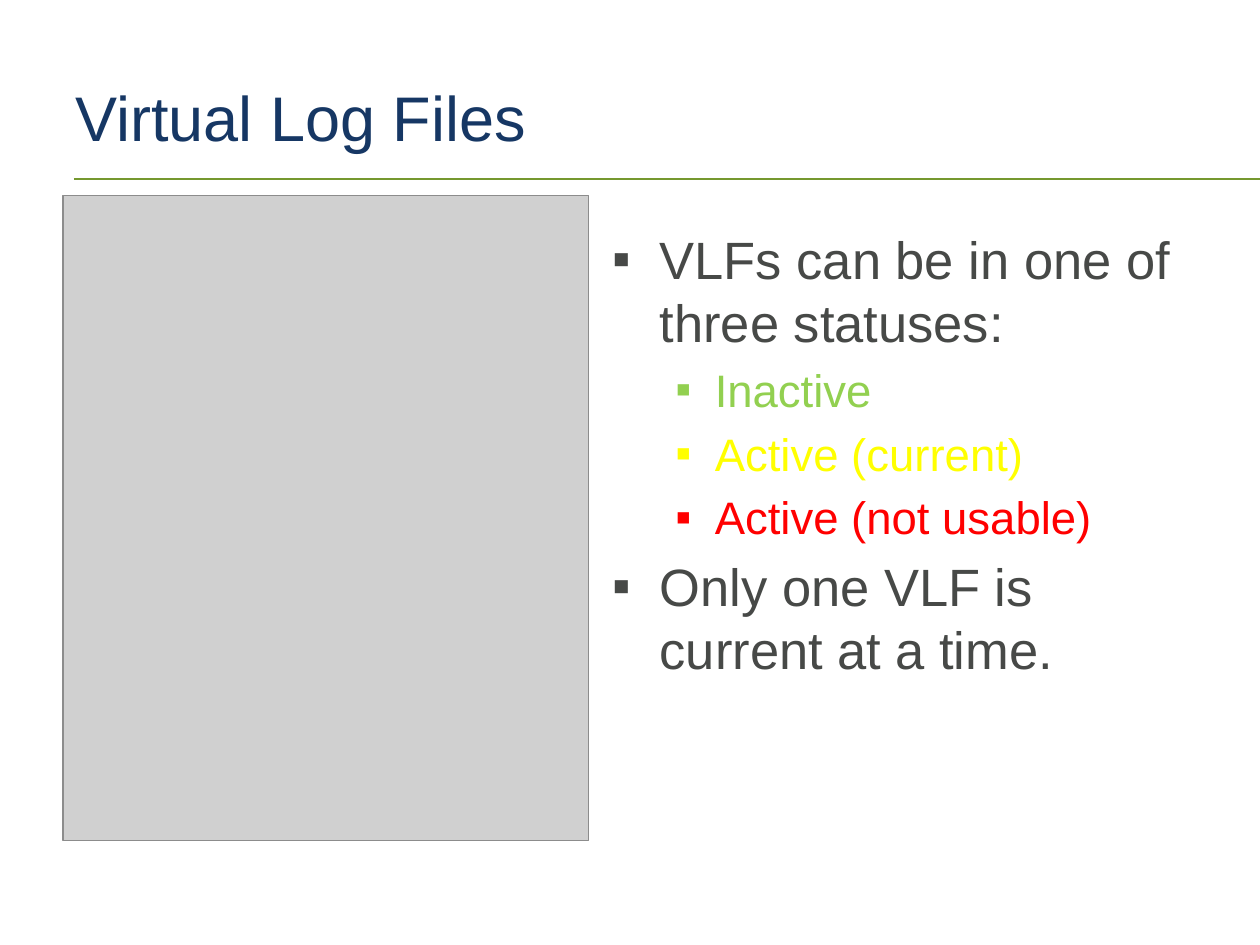
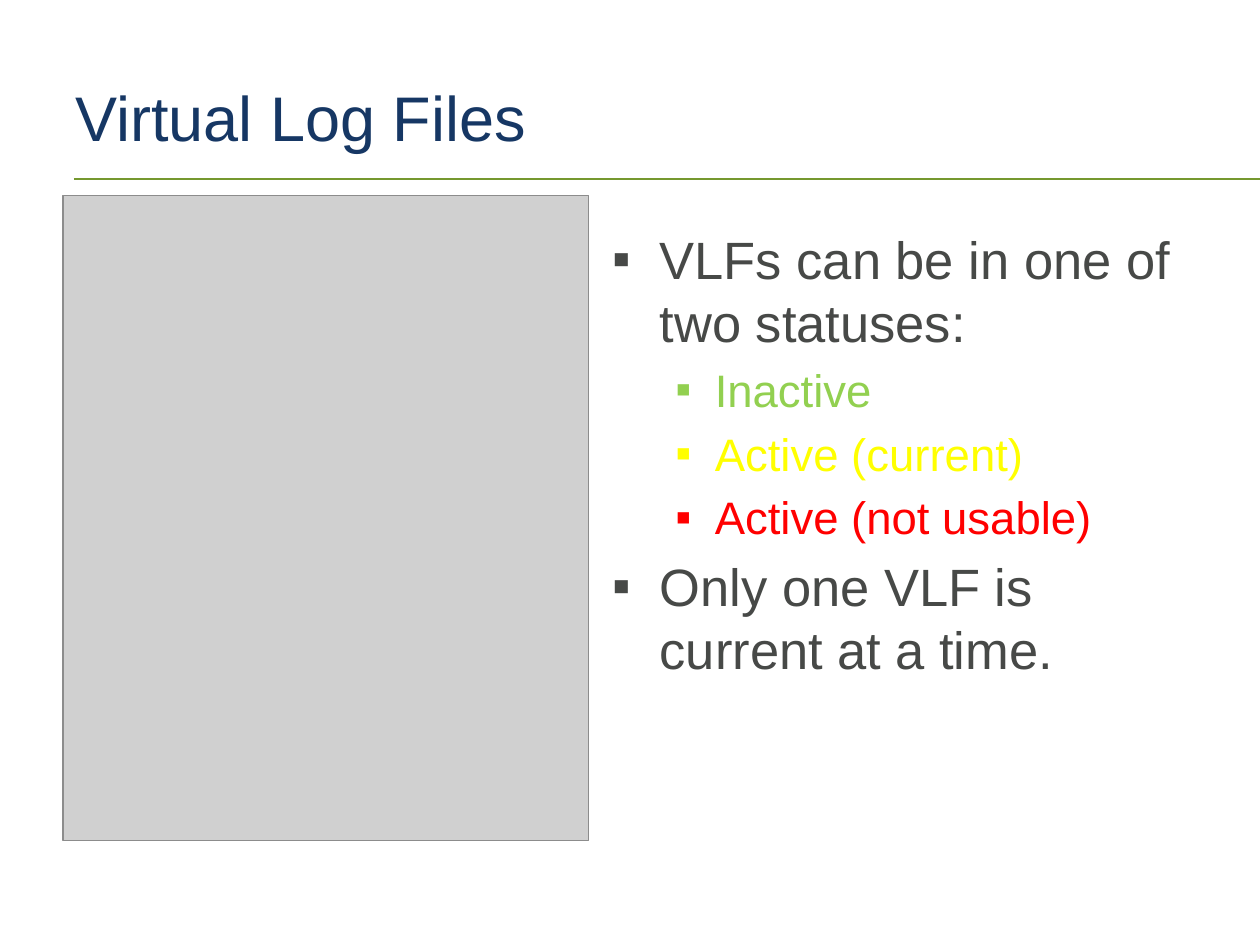
Before and after one commit to tf3604/LogFilePresentation, a slide deck: slide 9 of TransactionLog.pptx. Drawn at 1260x945 pixels with LibreOffice and Linux fonts; fonts in the diff are those of the drawing; grey boxes stand for pictures; background and template pictures are left out. Boxes give left, top, right and bottom in pixels: in the first picture for what was removed or moved away, otherwise in the second. Text is boxed around its words. In the diff, an @@ line names an element or a change of style, - is before the commit and + after.

```diff
--- a/TransactionLog.pptx
+++ b/TransactionLog.pptx
@@ text at [660,241,1170,343]: text changed @@
-▪ VLFs can be in one of three statuses:
+▪ VLFs can be in one of two statuses:
```
Also in this commit, not shown: 3 other slides changed, 3 slides added, 1 other file.
